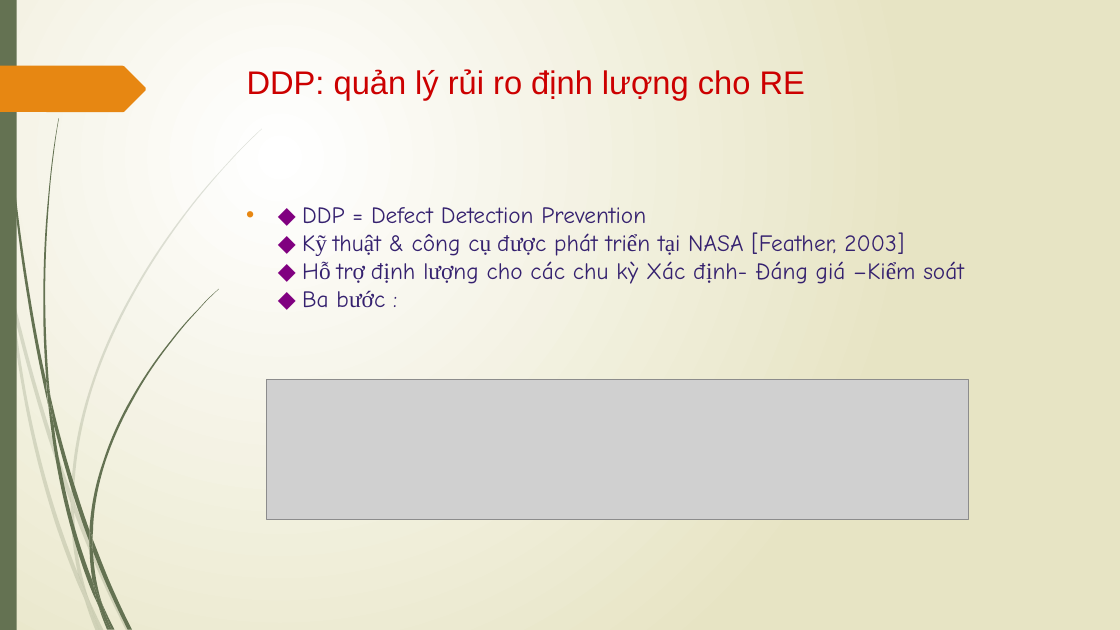
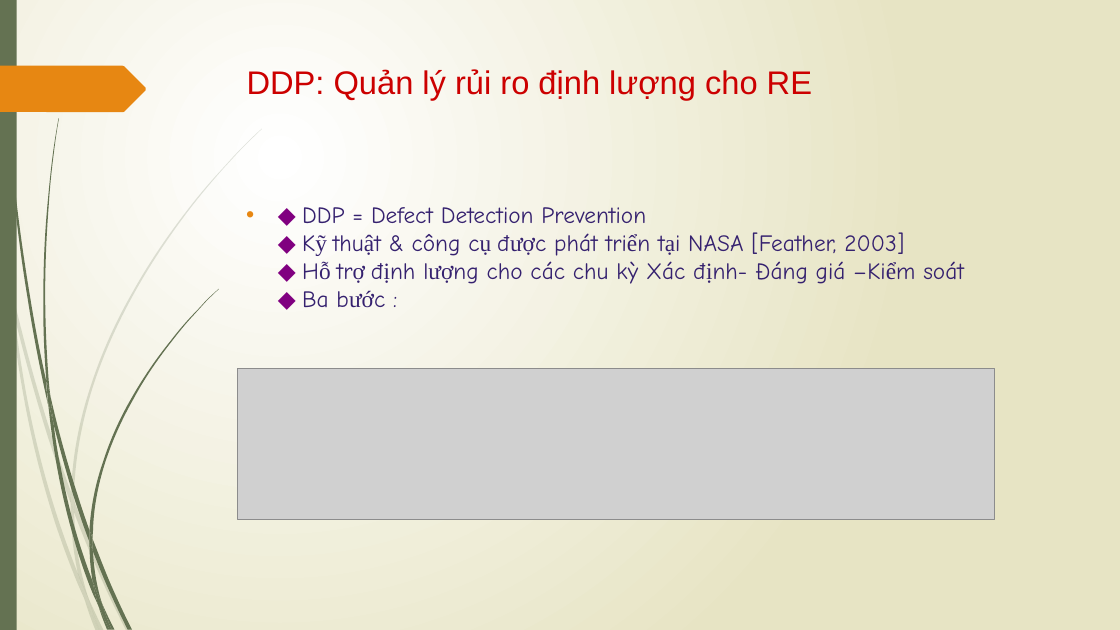
Before and after one commit to vutuanhai237/CourseMaterials, a slide deck: slide 91 of SE357-Requirement engineering/Slides/Lý thuyết/Bài 4- Khám phá yêu cầu.pptx. Drawn at 1120x630 pixels with LibreOffice and Linux fonts; fonts in the diff are those of the drawing; grey boxes stand for pictures. Boxes give left, top, right and bottom in pixels: in the first picture for what was removed or moved away, otherwise in the second. Text is boxed around its words. In the diff, an @@ line names an element or a change of style, - is before the commit and + after.

```diff
--- a/SE357-Requirement engineering/Slides/Lý thuyết/Bài 4- Khám phá yêu cầu.pptx
+++ b/SE357-Requirement engineering/Slides/Lý thuyết/Bài 4- Khám phá yêu cầu.pptx
@@ title at box(247, 69, 812, 100): text changed @@
-DDP: quản lý rủi ro định lượng cho RE
+DDP: Quản lý rủi ro định lượng cho RE
@@ picture: place and size @@
-picture at box(266, 379, 969, 519)
+picture at box(238, 368, 995, 519)
```
Also in this commit, not shown: 15 other slides changed, 6 slides added, 3 slides removed, 19 other files.
